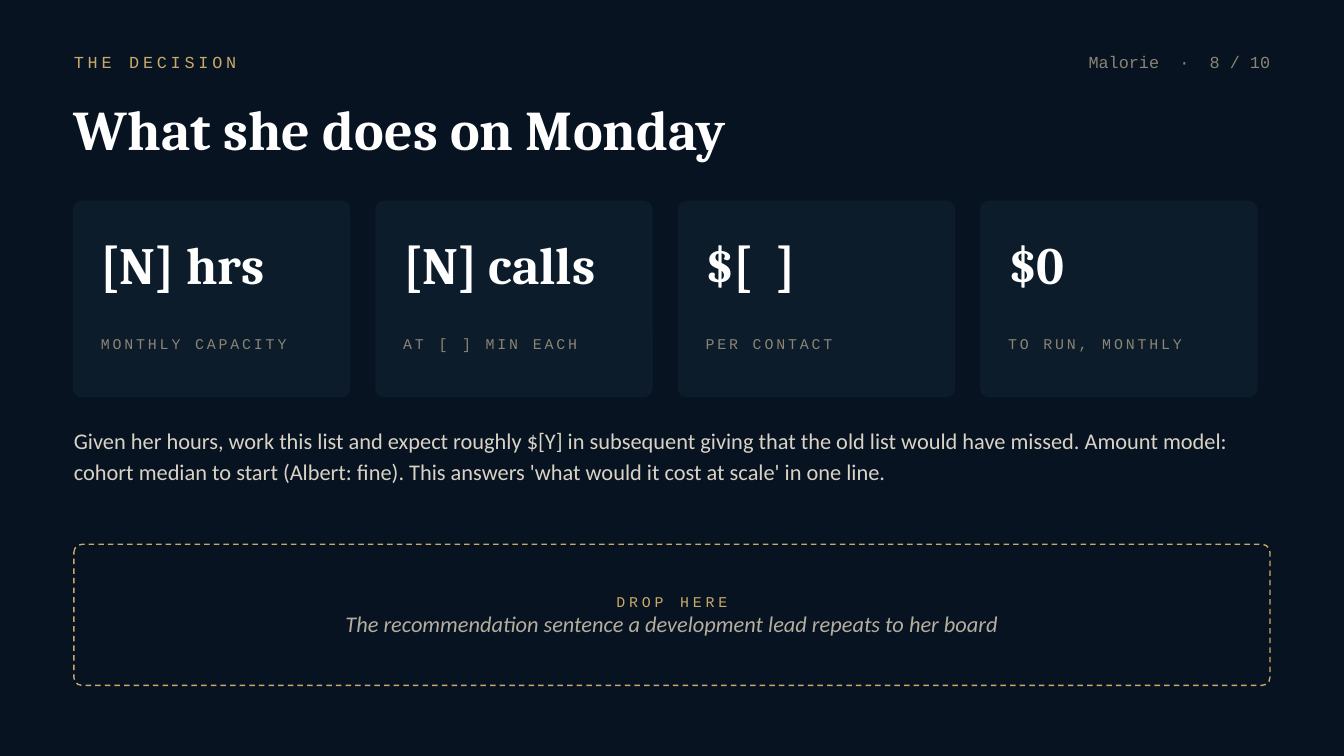
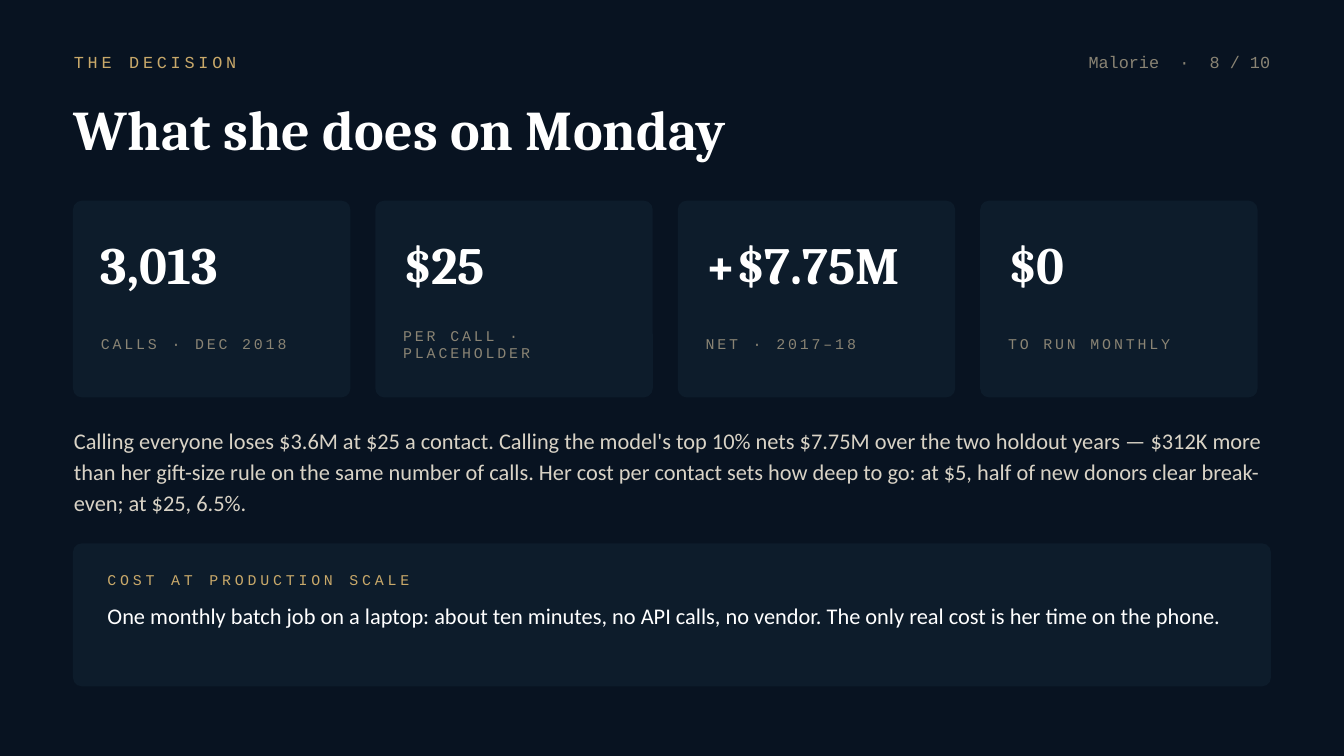
Before and after one commit to bakulbadwal/gbus8496-project, a slide deck: slide 8 of docs/slides/Group11_deck.pptx. Drawn at 1344x756 pixels with LibreOffice and Linux fonts; fonts in the diff are those of the drawing. Boxes give left, top, right and bottom in pixels: in the first picture for what was removed or moved away, otherwise in the second. Text is boxed around its words. In the diff, an @@ line names an element or a change of style, - is before the commit and + after.

```diff
--- a/docs/slides/Group11_deck.pptx
+++ b/docs/slides/Group11_deck.pptx
@@ text at bbox=[101, 248, 218, 291]: text changed @@
-[N] hrs
+3,013
@@ text at bbox=[403, 245, 485, 288]: text changed @@
-[N] calls
+$25
@@ text at bbox=[706, 245, 900, 288]: text changed @@
-$[ ]
++$7.75M
@@ text at bbox=[101, 339, 286, 349]: text changed @@
-MONTHLY CAPACITY
+CALLS · DEC 2018
@@ text at bbox=[403, 331, 530, 358]: text changed @@
-AT [ ] MIN EACH
+PER CALL · PLACEHOLDER
@@ text at bbox=[706, 339, 856, 349]: text changed @@
-PER CONTACT
+NET · 2017–18
@@ text at bbox=[1008, 339, 1170, 349]: text changed @@
-TO RUN, MONTHLY
+TO RUN MONTHLY
@@ text at bbox=[74, 433, 1261, 514]: text changed @@
-Given her hours, work this list and expect roughly $[Y] in subsequent giving that the old list would have missed. Amount model: cohort median to start (Albert: fine). This answers 'what would it cost at scale' in one line.
+Calling everyone loses $3.6M at $25 a contact. Calling the model's top 10% nets $7.75M over the two holdout years — $312K more than her gift-size rule on the same number of calls. Her cost per contact sets how deep to go: at $5, half of new donors clear break-even; at $25, 6.5%.
@@ rounded rectangle at bbox=[74, 544, 1270, 685]: fill #081321 to #0D1C2B; outline #C9A96A 0.75 pt dashed to #0D1C2B 1 pt @@
@@ text added at bbox=[107, 575, 409, 585], 8 pt, text #C9A96A @@
+COST AT PRODUCTION SCALE
@@ text removed at bbox=[345, 597, 998, 636] @@
-DROP HERE
-The recommendation sentence a development lead repeats to her board
@@ text added at bbox=[107, 608, 1220, 628], 12 pt, text #FFFFFF @@
+One monthly batch job on a laptop: about ten minutes, no API calls, no vendor. The only real cost is her time on the phone.
```
Also in this commit, not shown: 2 other slides changed, 19 other files.
